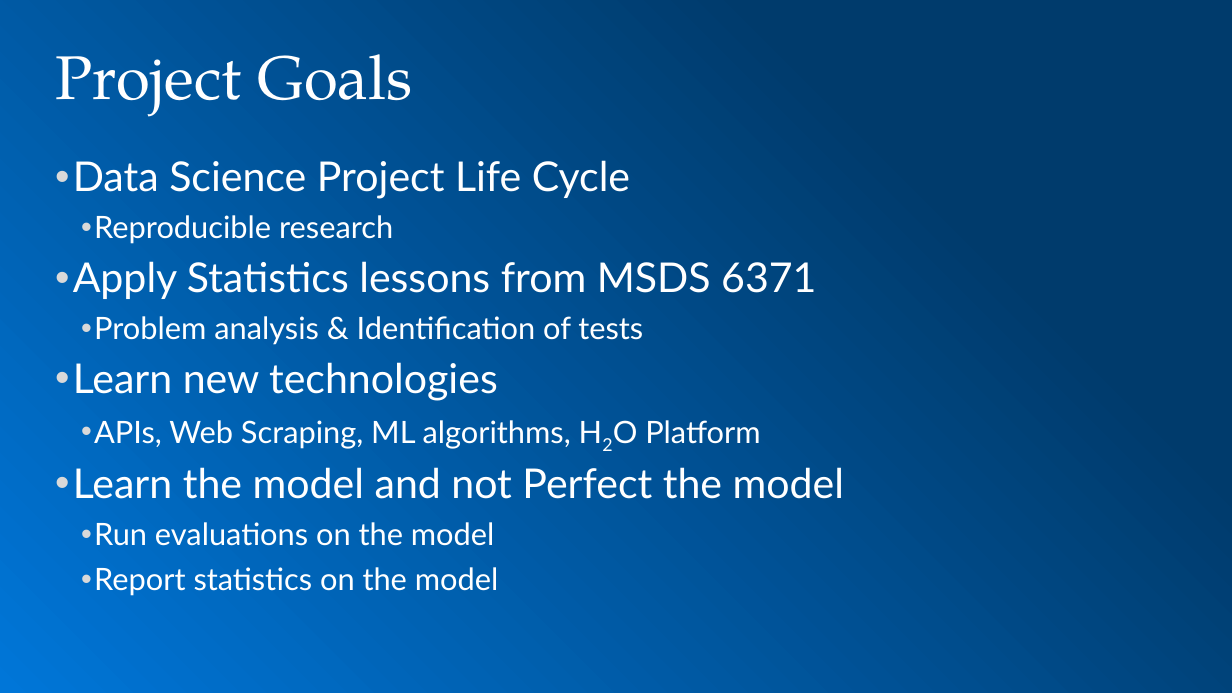
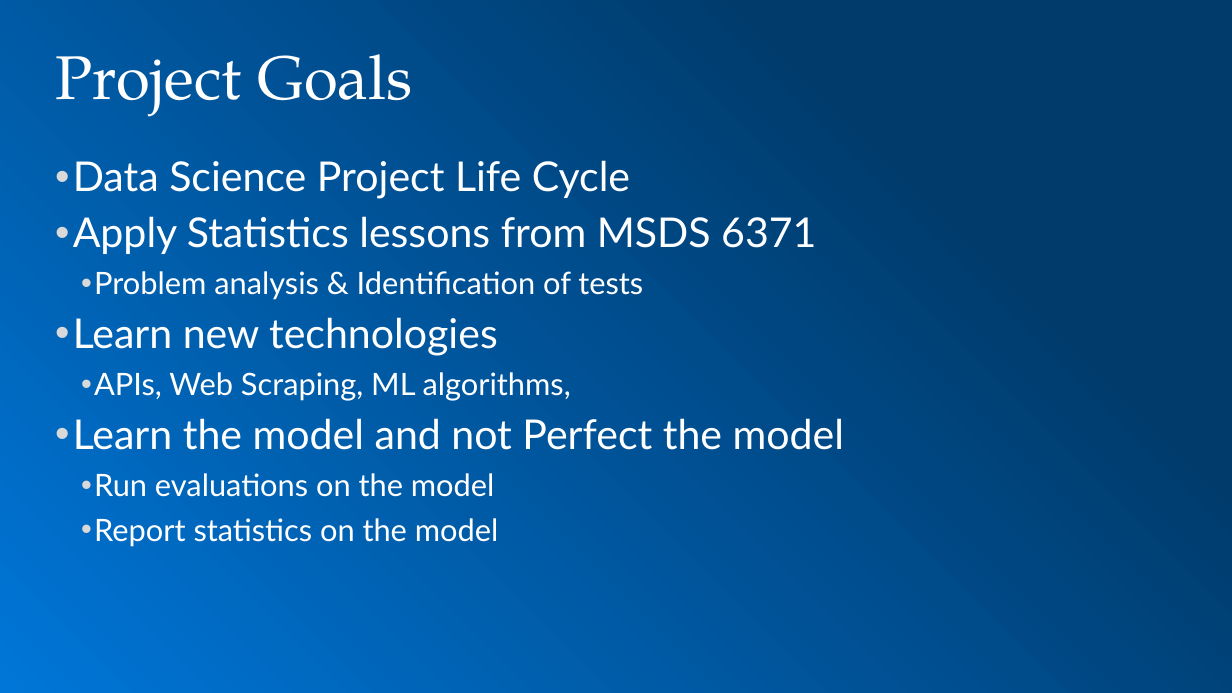
Before and after one commit to toadies/MSDS_CaseStudy2, a slide deck: slide 5 of presentation/MSDS 6306 Case Study 2.pptx. Drawn at 1232x693 pixels with LibreOffice and Linux fonts; fonts in the diff are those of the drawing; background and template pictures are left out. Boxes give left, top, right and bottom in pixels: in the first picture for what was removed or moved away, otherwise in the second. Text is boxed around its words. In the diff, an @@ line names an element or a change of style, - is before the commit and + after.

```diff
--- a/presentation/MSDS 6306 Case Study 2.pptx
+++ b/presentation/MSDS 6306 Case Study 2.pptx
@@ text at [94,215,393,244]: paragraph removed @@
-  • Reproducible research
@@ text at [94,372,571,401]: text changed @@
-  • APIs, Web Scraping, ML algorithms, H2O Platform
+  • APIs, Web Scraping, ML algorithms,
```
Also in this commit, not shown: 2 other slides changed, 5 slides added, 1 other file.
